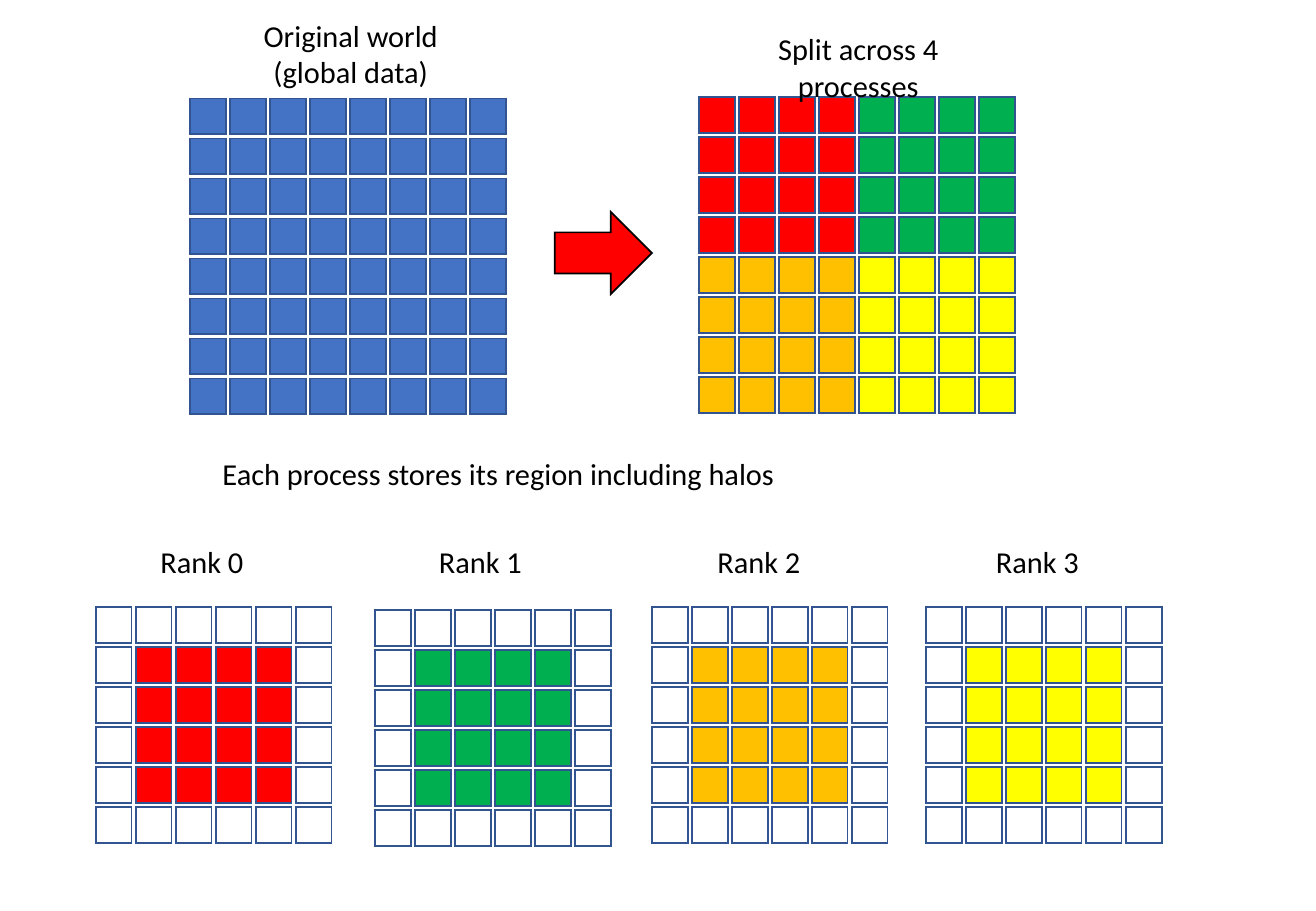
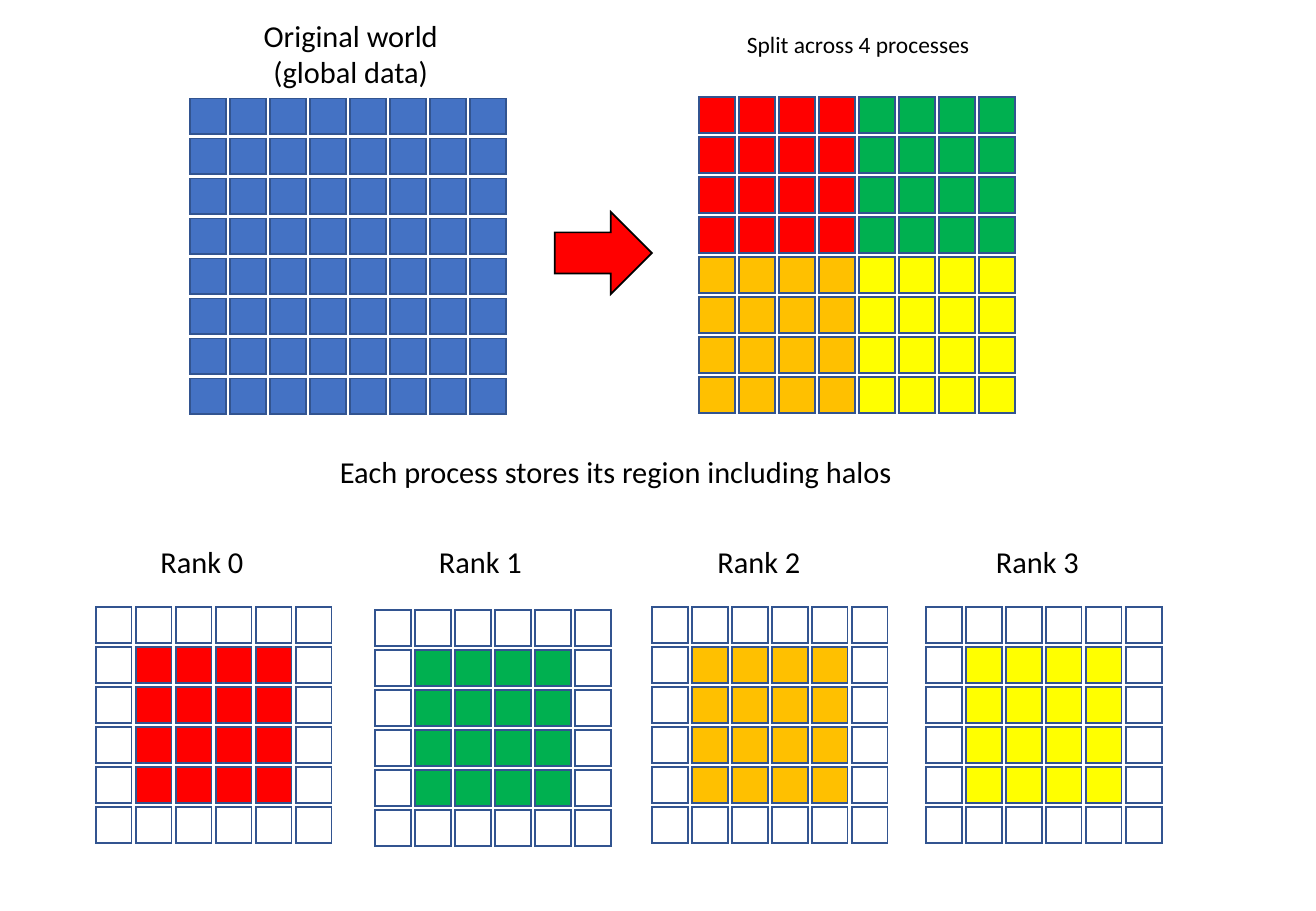
Before and after one commit to kaityo256/sevendayshpc, a slide deck: slide 6 of site-assets/sources/day5/fig-ja-en.pptx. Drawn at 1316x911 pixels with LibreOffice and Linux fonts; fonts in the diff are those of the drawing. Boxes give left, top, right and bottom in pixels: in the first picture for what was removed or moved away, otherwise in the second. Text is boxed around its words. In the diff, an @@ line names an element or a change of style, - is before the commit and + after.

```diff
--- a/site-assets/sources/day5/fig-ja-en.pptx
+++ b/site-assets/sources/day5/fig-ja-en.pptx
@@ text "Split across 4 processes" at [747,36,969,57]: size 18 to 13.9 pt @@
@@ text "Each process stores its region ...": place and size @@
-text "Each process stores its region ..." at [222,464,774,491]
+text "Each process stores its region ..." at [340,462,891,489]
```
Also in this commit, not shown: 5 other slides changed, 6 other files.
